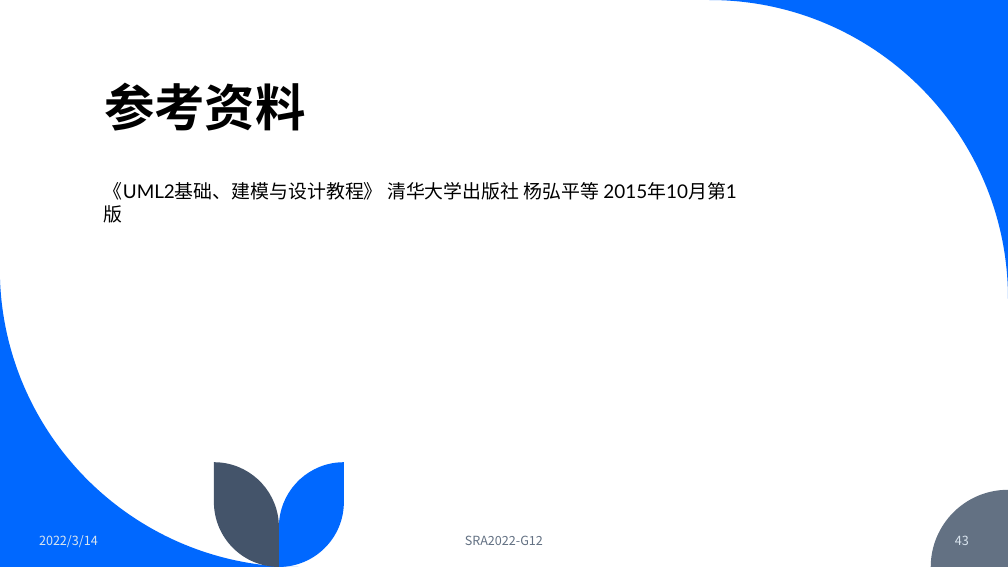
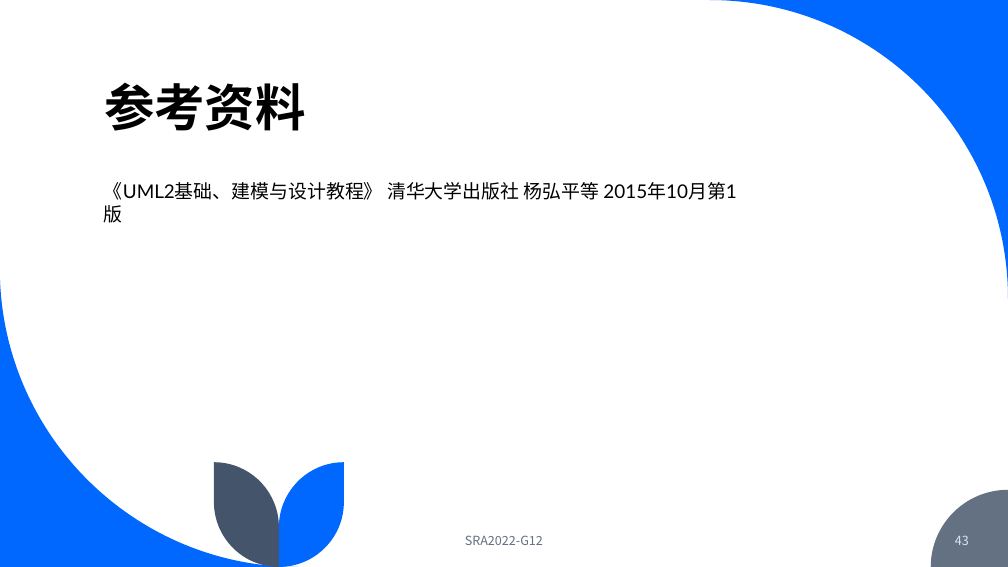
Before and after one commit to dreamtrueqaq/SRA2022-G12, a slide deck: slide 43 of 非受控文档/翻转课堂/UML概述.pptx. Drawn at 1008x567 pixels with LibreOffice and Linux fonts; fonts in the diff are those of the drawing. Boxes give left, top, right and bottom in pixels: in the first picture for what was removed or moved away, otherwise in the second. Text is boxed around its words. In the diff, an @@ line names an element or a change of style, - is before the commit and + after.

```diff
--- a/非受控文档/翻转课堂/UML概述.pptx
+++ b/非受控文档/翻转课堂/UML概述.pptx
@@ text removed at bbox=[39, 535, 98, 548] @@
-2022/3/14
```
Also in this commit, not shown: 33 other slides changed, 3 other files.
